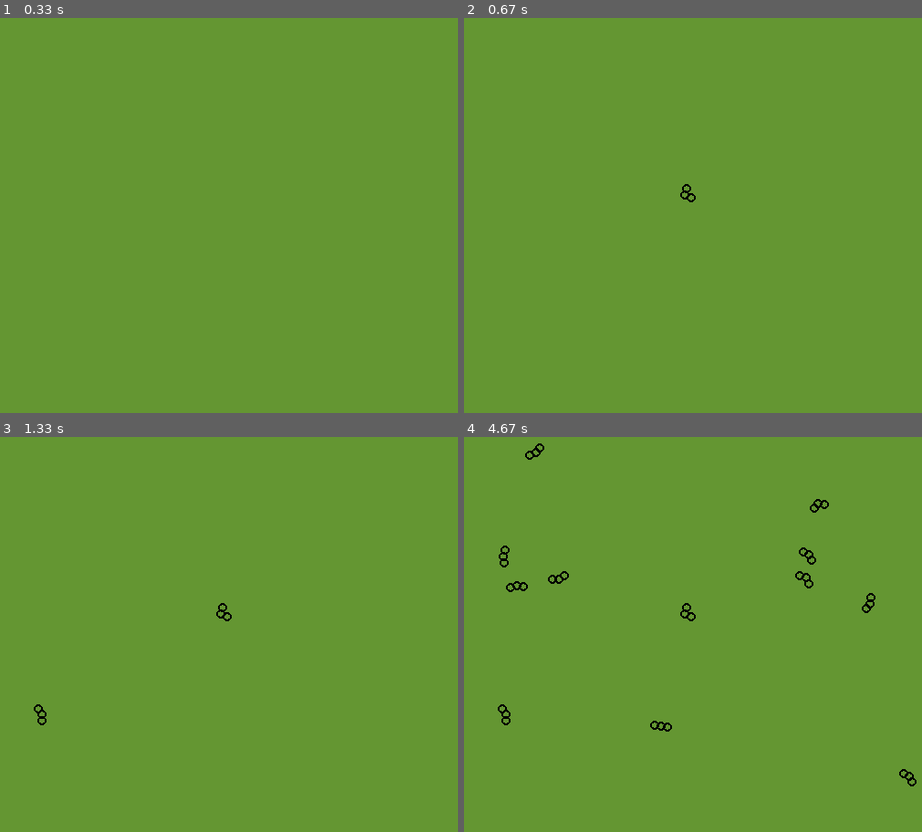
Above: before the commit, frames 1-4 (two rows, left to right).
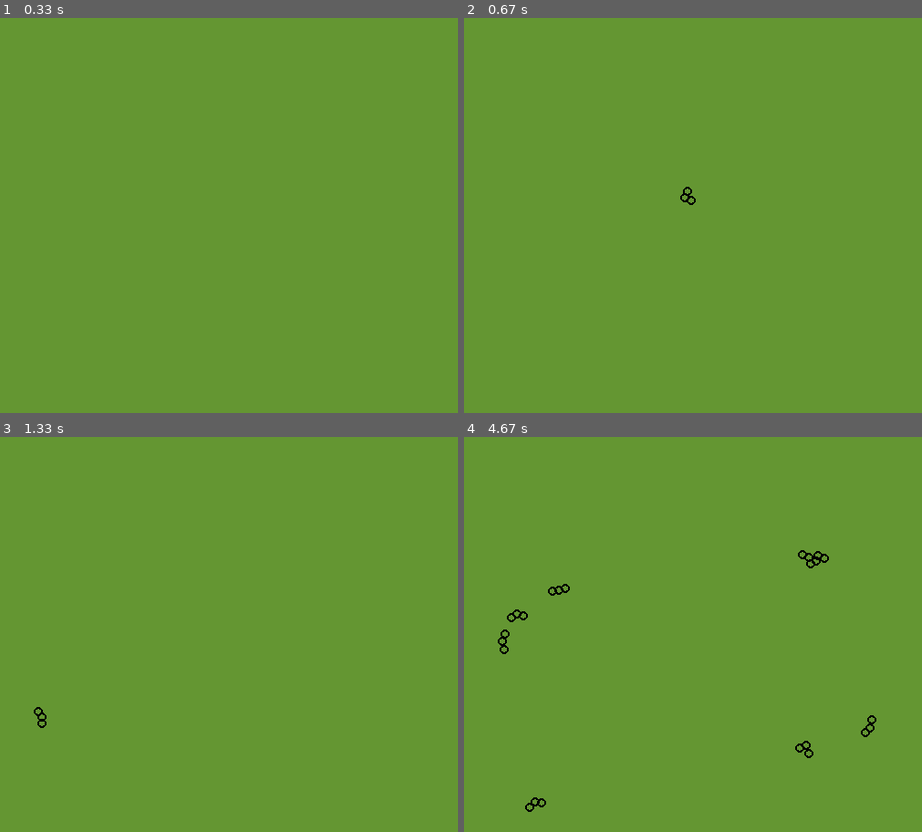
Above: after the commit, the same moments.

Repository: lukehackworth/pyparticle
Game: pygame game, started from pygame_test2.py
Two runs of this game, one before a commit and one after it. Both use one fixed random seed, a clock stepped at 60 frames per second and the inputs below. The source is Python 2; it was converted automatically to run under Python 3.
Inputs (mouse positions are in pixels of both pictures, inside the frame that each line leads up to):
- Up to frame 1 (0.33 s): no input
- Up to frame 2 (0.67 s): click (688, 195) at 0.38 s
- Up to frame 3 (1.33 s): tap Space at 0.67 s; click (41, 713) at 1.05 s
- Up to frame 4 (4.67 s): click (537, 452) at 1.38 s; click (660, 725) at 1.72 s; click (908, 776) at 2.05 s; click (807, 579) at 2.38 s; click (867, 602) at 2.72 s; click (505, 555) at 3.05 s; click (816, 504) at 3.38 s; click (518, 587) at 3.72 s; click (560, 579) at 4.05 s; click (807, 555) at 4.38 s

Frame 1 is identical in both runs. In frame 2, less than 0.1% of the frame differs, in the area x 47-51%, y 42-48%; in frame 3, 0.1%; in frame 4, 1.1%, in the area x 7-99%, y 1-95%.

Commit message:
Add particle deletion key, begin working on particle velocity

Diff:
--- a/pygame_test2.py
+++ b/pygame_test2.py
@@ -38,13 +38,17 @@
 particle_array = []
 
 class Particle:
+    def __init__(self):
+        self.vel = [0,0]
     loc = []
+    vel = []
 
 def main():
     mouseCheck()
 
     #very greedy
     for part_a in particle_array:
+        part_a.vel[1] +=0.02
         for part_b in particle_array:
             if(part_a.loc != part_b.loc):
                 part_dist = locsDistCalc(part_a.loc, part_b.loc)
@@ -52,6 +56,7 @@
                     j = particleBoundsCheck(part_a.loc, part_b.loc, part_dist)
                     part_a.loc = j[0]
                     part_b.loc = j[1]
+        part_a.loc[1] += part_a.vel[1]
 
 def mouseCheck():
     is_mouse_pressed = pygame.mouse.get_pressed()[0]
@@ -118,6 +123,10 @@
         if event.type == pygame.QUIT:
             pygame.quit()
             sys.exit()
+        elif event.type == pygame.KEYDOWN:
+            if event.key == pygame.K_SPACE:
+                particle_array = []
+                print "mink!"
         pass
     main()
     screenUpdate() #draws everything
